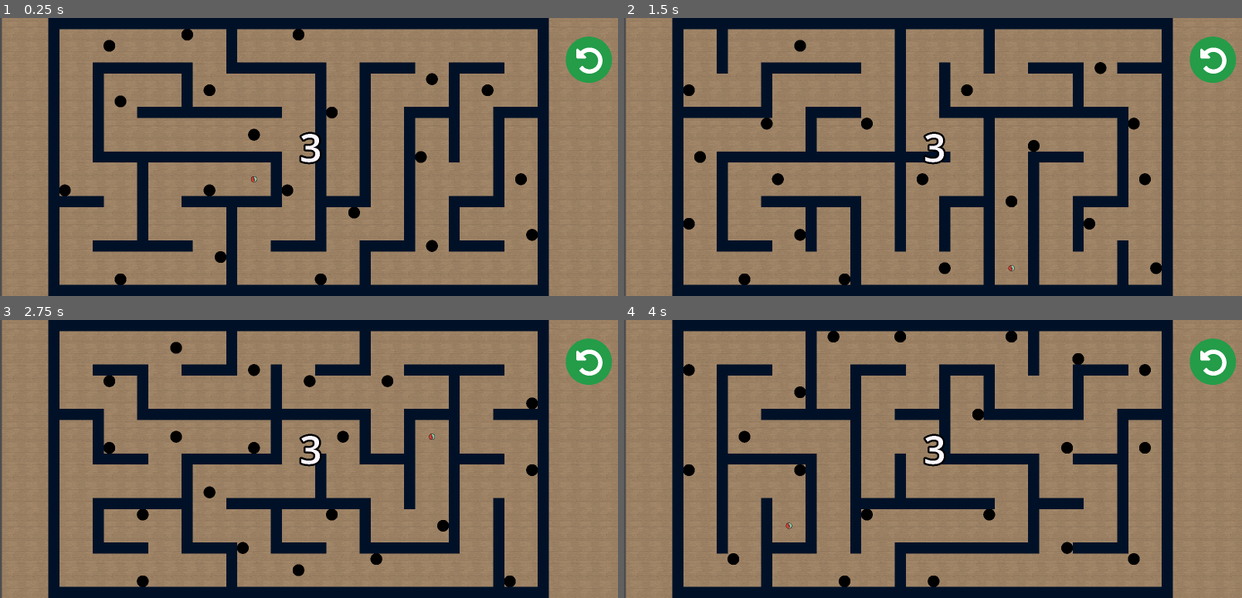
Above: before the commit, frames 1-4 (two rows, left to right).
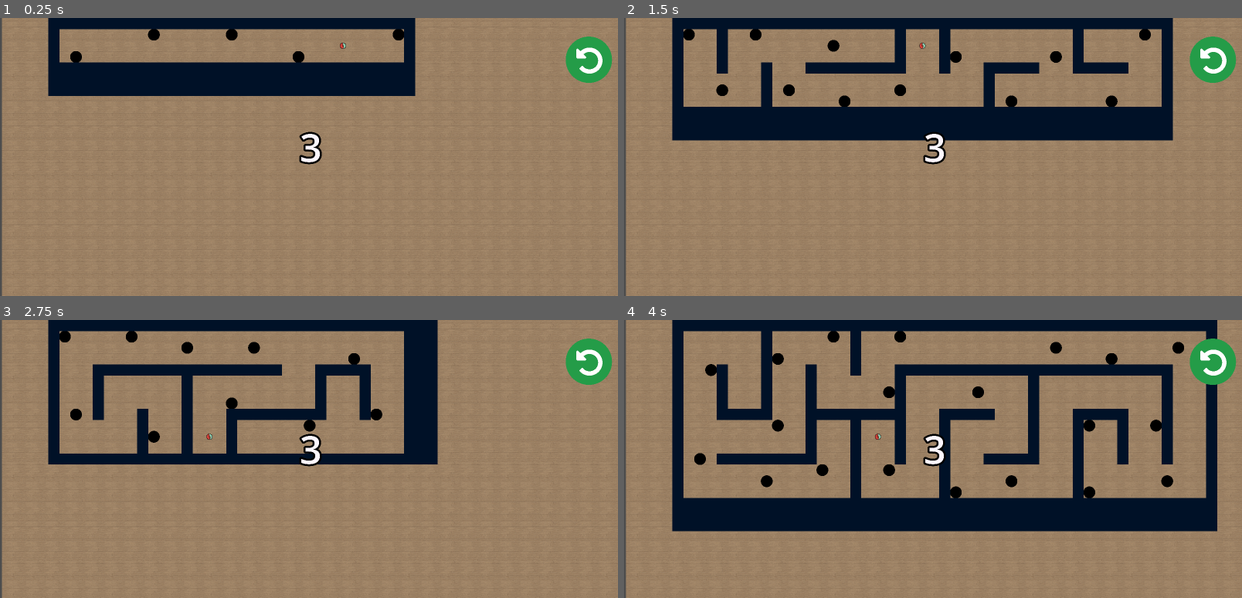
Above: after the commit, the same moments.

Repository: Herovero/GyroMaze
Game: Godot game, scene res://Scenes/main.tscn
Two runs of this game, one before a commit and one after it. Both use one fixed random seed, a clock stepped at 60 frames per second and the inputs below.
Inputs:
- Up to frame 1 (0.25 s): no input
- Up to frame 2 (1.5 s): tap Enter (ui_accept) at 0.5, 0.77, 1.25 s; hold Right (ui_right) 0.53-1.28 s; hold Down (ui_down) from 1.28 s (still down)
- Up to frame 3 (2.75 s): tap Enter (ui_accept) at 1.52, 2 s; release Down (ui_down) at 2.03 s; hold Right (ui_right) from 2.03 s (still down)
- Up to frame 4 (4 s): tap Enter (ui_accept) at 2.75, 3.02, 3.5, 3.77 s; release Right (ui_right) at 2.78 s; hold Up (ui_up) 2.78-3.53 s; hold Left (ui_left) from 3.53 s (still down)

The runs differ from the first frame. In frame 1, 26% of the frame differs, in the area x 7-89%, y 0-100%; in frame 2, 25%; in frame 3, 24%; in frame 4, 27%, in the area x 7-96%, y 0-100%.

Commit message:
Added a safety check to prevent infinite attempt to finding empty place to add holes

Diff:
--- a/Scripts/mazegen3.gd
+++ b/Scripts/mazegen3.gd
@@ -31,6 +31,26 @@
 @export var hole_count: int = 10     # How many holes do you want?
 
 func _ready() -> void:
+	# 1. Calculate minimum safe size
+	# We need at least one "step" (Path + Wall) + border walls
+	var min_size = (path_thickness + 1) + 2
+
+	# 2. Pick random dimensions (e.g. between min_size and 60)
+	# Ensure the max is large enough to be interesting!
+	var random_w = randi_range(min_size, 60)
+	var random_h = randi_range(min_size, 25)
+
+	# 3. Force them to be ODD numbers
+	# If random_w is even (e.g., 20), add 1 to make it odd (21).
+	if random_w % 2 == 0: random_w += 1
+	if random_h % 2 == 0: random_h += 1
+
+	# 4. Assign to your class variables
+	map_width = random_w
+	map_height = random_h
+	print("width: " + str(map_width))
+	print("height: " + str(map_height))
+
 	fill_map_with_walls()
 
 	# Step 1: Calculate "Grid Step"
@@ -155,7 +175,12 @@
 	# Add array here to store currently spawned holes
 	var hole_positions: Array[Vector2i] = []
 
-	while holes_spawned < hole_count:
+	# Stop the loop if we try too many times (prevents infinite freeze)
+	var attempts = 0
+	var max_attempts = 2000
+
+	while holes_spawned < hole_count and attempts < max_attempts:
+		attempts += 1
 
 		var rand_x = randi() % map_width
 		var rand_y = randi() % map_height
@@ -189,3 +214,6 @@
 			get_parent().call_deferred("add_child", new_hole)
 
 			holes_spawned += 1
+
+	if attempts >= max_attempts:
+		print("Warning: Could not fit all holes! Spawned ", holes_spawned, " of ", hole_count)
